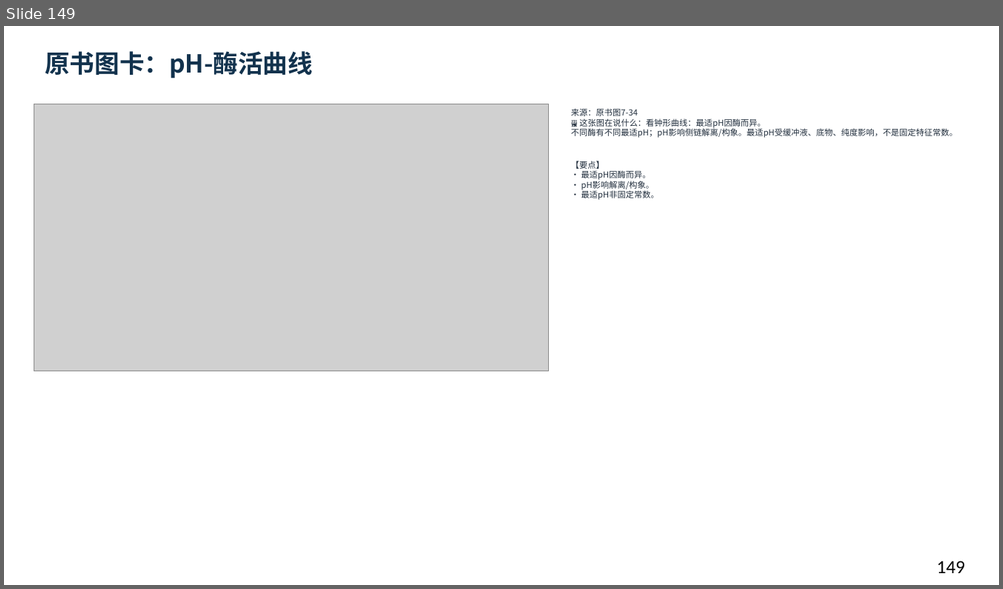
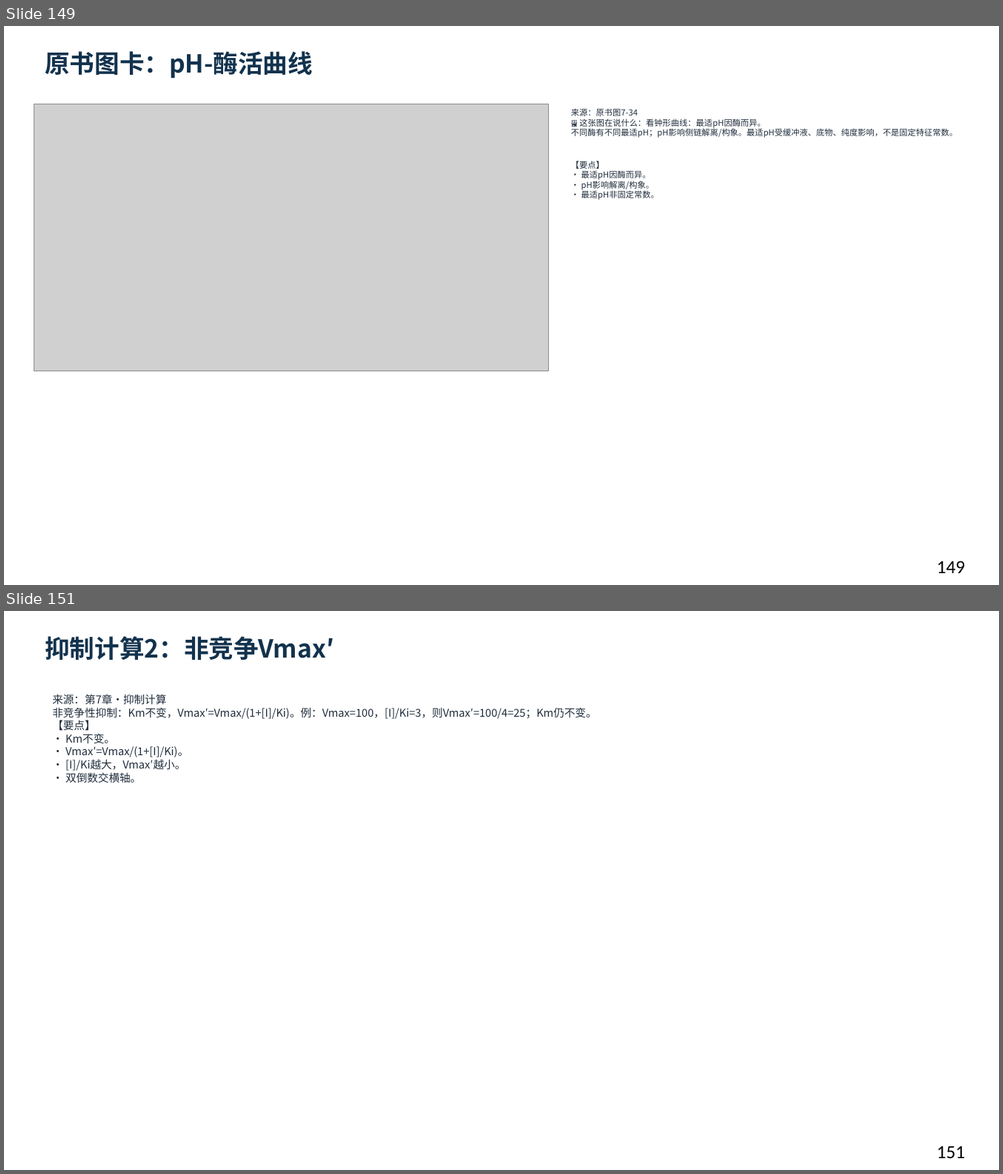
Before and after one commit to newkan-li/Biochemistry, a slide deck: downloads/bc07-ai-style.pptx. Shown one above the other, each under a label of ours: slide 149 before the commit, slides 149 and 151 after it; the slides between them are not shown. The pictures are 1003x589 and 1003x1174 pixels, drawn with LibreOffice and Linux fonts; fonts in the diff are those of the drawing; grey boxes stand for pictures. Boxes give left, top, right and bottom in pixels: in the first picture for what was removed or moved away, otherwise in the second. Text is boxed around its words. In the diff, an @@ line names an element or a change of style, - is before the commit and + after.

Commit message:
bc07再补抑制计算4页+图卡3页+网页题60;下载157页;版本20261112bq

```diff
--- a/downloads/bc07-ai-style.pptx
+++ b/downloads/bc07-ai-style.pptx
@@ slide 151 added at (4,611,999,1170), background #FFFFFF @@
@@ text added at (45,636,334,660), 24 pt, text #12324D, bold @@
+抑制计算2：非竞争Vmax′
@@ text added at (52,694,596,783), 10.5 pt, text #202D3C @@
+来源：第7章·抑制计算
+非竞争性抑制：Km不变，Vmax′=Vmax/(1+[I]/Ki)。例：Vmax=100，[I]/Ki=3，则Vmax′=100/4=25；Km仍不变。
+【要点】
+• Km不变。
+• Vmax′=Vmax/(1+[I]/Ki)。
+• [I]/Ki越大，Vmax′越小。
+• 双倒数交横轴。
@@ text added at (936,1146,965,1159), 18 pt, text #000000 @@
+151
```
Also in this commit, not shown: 1 slide changed, 6 other slides added, 9 other files.
